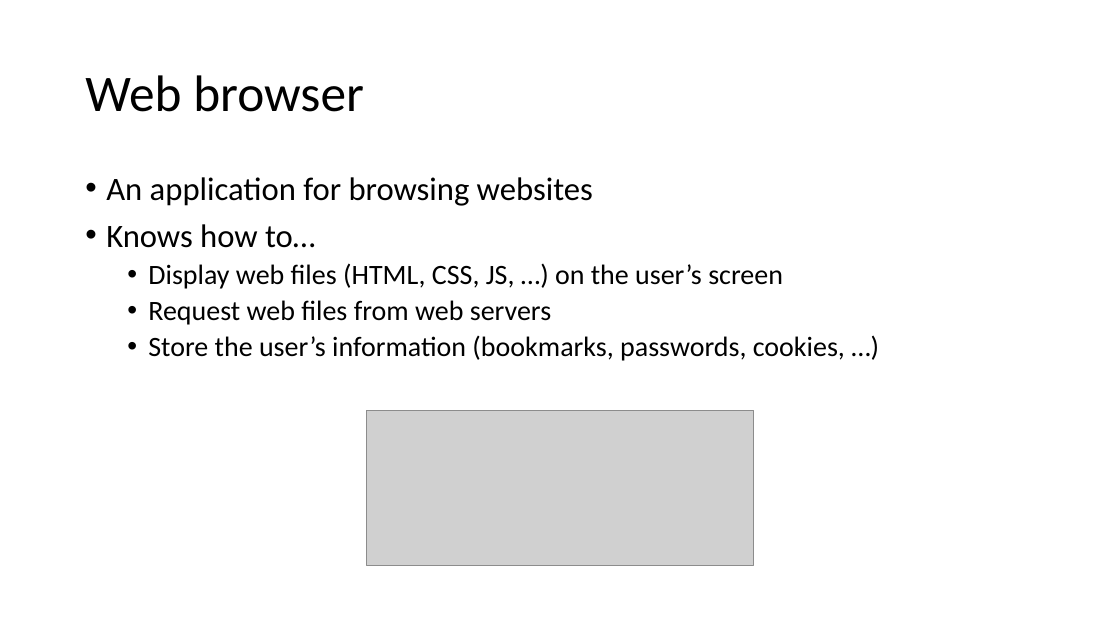
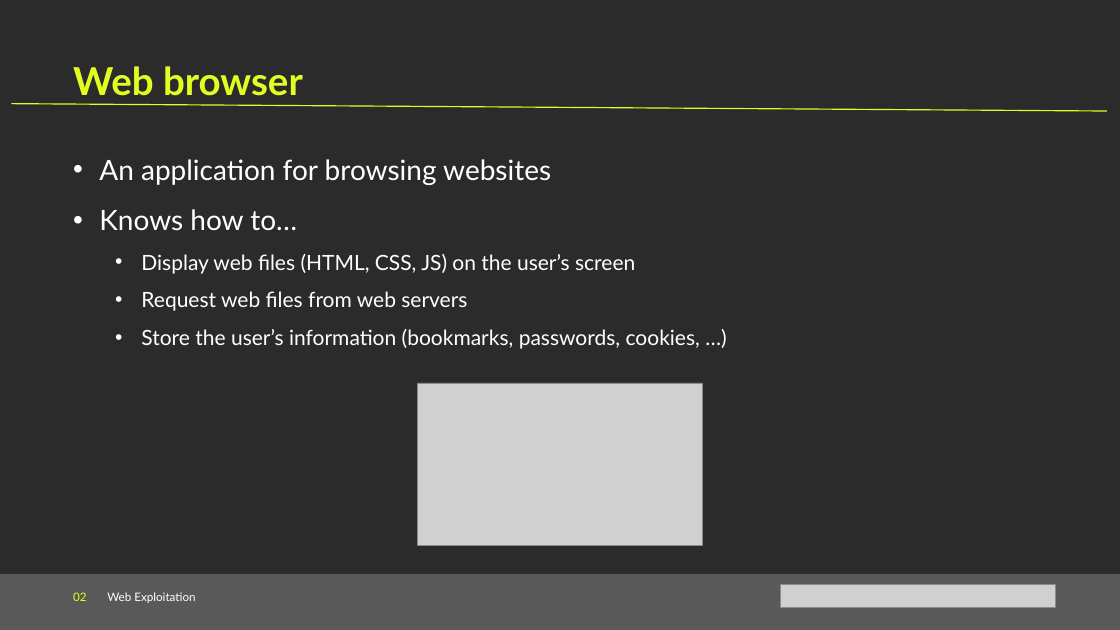
Before and after one commit to Cyanivde/technion-ctf, a slide deck: slide 6 of files/web-exploitation.pptx (slide 5 before the commit). Drawn at 1120x630 pixels with LibreOffice and Linux fonts; fonts in the diff are those of the drawing; grey boxes stand for pictures; background and template pictures are left out; a plain dark background stands for a picture behind light text. Boxes give left, top, right and bottom in pixels: in the first picture for what was removed or moved away, otherwise in the second. Text is boxed around its words. In the diff, an @@ line names an element or a change of style, - is before the commit and + after.

```diff
--- a/files/web-exploitation.pptx
+++ b/files/web-exploitation.pptx
@@ background #FFFFFF to picture (left out) @@
@@ text "Web browser": place and size @@
-text "Web browser" at <box>85,75,364,112</box>
+text "Web browser" at <box>73,66,303,96</box>
@@ text "Web browser" at <box>73,66,303,96</box>: size 44 to 33 pt, font Calibri to Lato, text colour #000000 to #E2FE21, bold on; line spacing 0.9 to 1; vertical alignment middle to top @@
@@ line added from (12, 103) to (1107, 111), #E2FE21 1 pt @@
@@ text "An application for browsing websites": place and size @@
-text "An application for browsing websites" at <box>106,177,845,361</box>
+text "An application for browsing websites" at <box>99,159,700,349</box>
@@ text at <box>99,159,700,349</box>: size 28 to 24 pt in "An application for browsing websites", "Knows how to…"; font Calibri to Lato, text colour #000000 to #FFFFFF in "An application for browsing websites", "Knows how to…", "Request web files from web servers", "Store the user’s information (bookmarks, passwords, cookies, ..."; size 24 to 18 pt in "Request web files from web servers", "Store the user’s information (bookmarks, passwords, cookies, ..."; indent changed; line spacing 0.9 to 1.5; less space between paragraphs @@
@@ text at <box>141,254,635,274</box>: text changed; size 24 to 18 pt; font Calibri to Lato; text colour #000000 to #FFFFFF @@
-  • Display web files (HTML, CSS, JS, …) on the user’s screen
+  • Display web files (HTML, CSS, JS) on the user’s screen
@@ picture: place and size @@
-picture at <box>366,410,755,565</box>
+picture at <box>418,383,702,546</box>
@@ rectangle added at <box>0,574,1120,630</box>, fill #595959 @@
@@ text added at <box>73,592,195,603</box>, 10 pt, text #FFFFFF @@
+02 Web Exploitation
@@ picture added at <box>781,585,1055,607</box> @@
```
Also in this commit, not shown: 11 other slides changed, 2 slides added, 1 slide removed, 2 other files.
